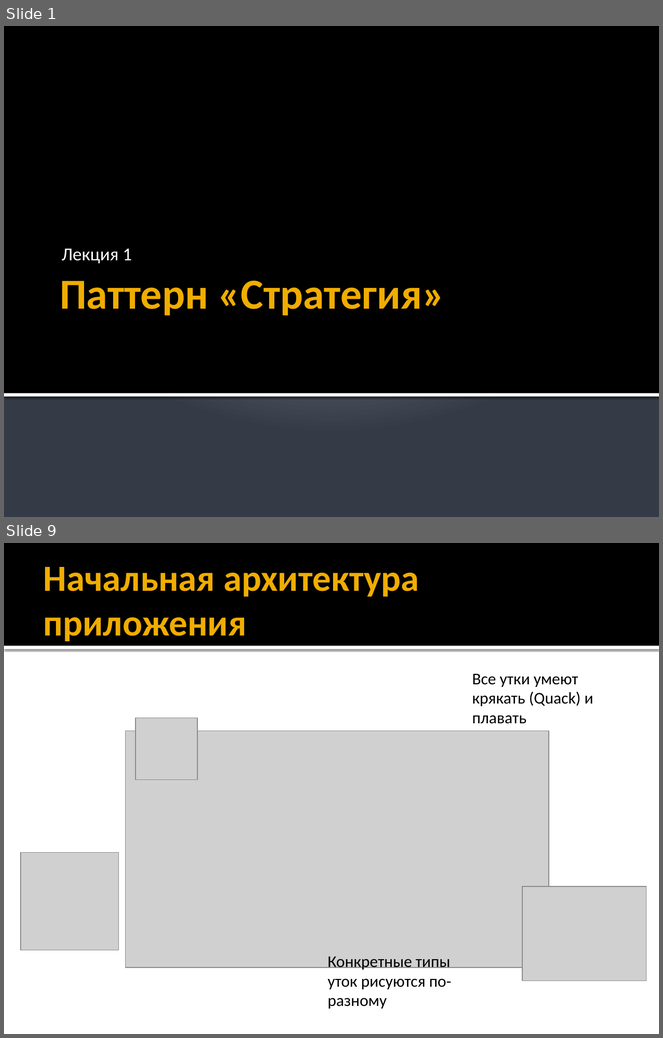
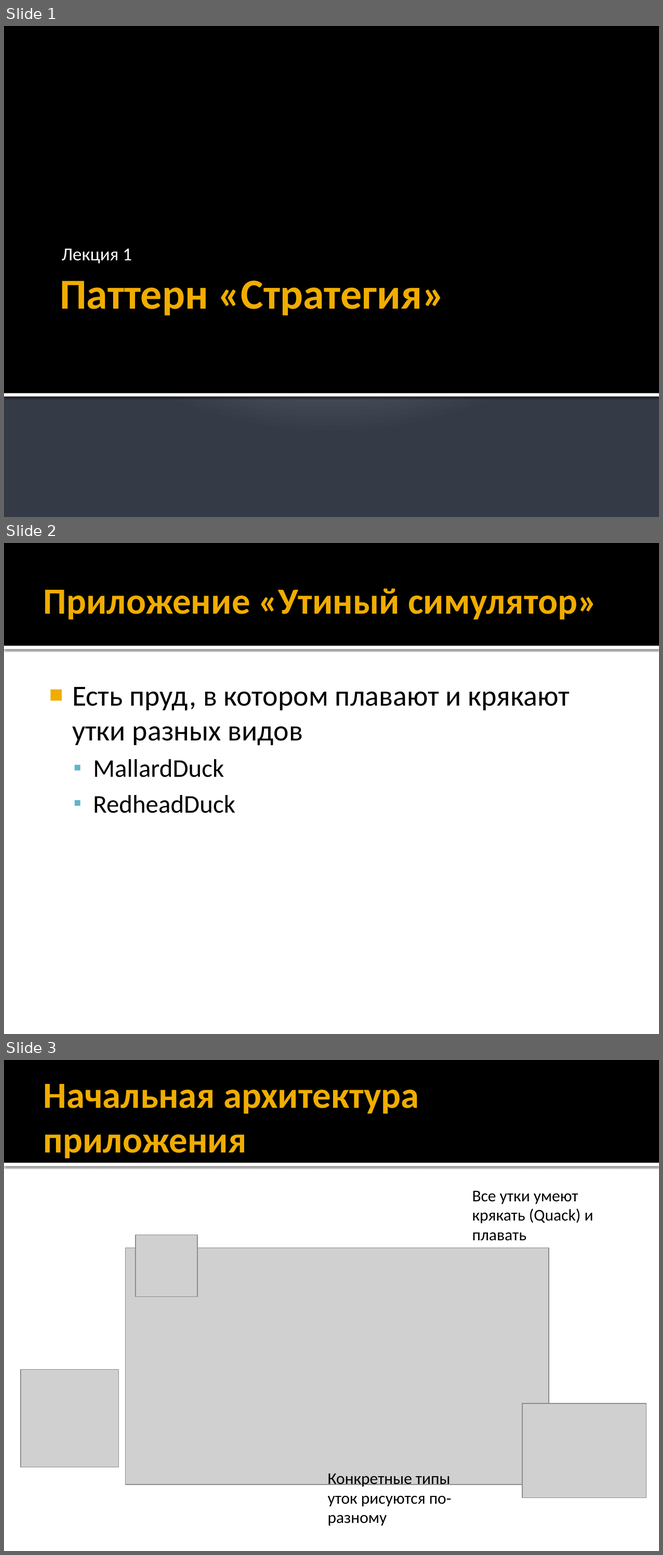
Before and after one commit to alexey-malov/ood, a slide deck: lectures/01.strategy/strategy.pptx. Shown one above the other, each under a label of ours: slides 1 and 9 before the commit, slides 1, 2 and 3 after it; the slides between them are not shown. The pictures are 663x1038 and 663x1555 pixels, drawn with LibreOffice and Linux fonts; fonts in the diff are those of the drawing; grey boxes stand for pictures. Boxes give left, top, right and bottom in pixels: in the first picture for what was removed or moved away, otherwise in the second. Text is boxed around its words. In the diff, an @@ line names an element or a change of style, - is before the commit and + after.

```diff
--- a/lectures/01.strategy/strategy.pptx
+++ b/lectures/01.strategy/strategy.pptx
@@ slide 2 added at [4,543,659,1034], background #FFFFFF; not listed: 2 template elements that a slide beside it also shows @@
@@ title added at [44,588,597,619], 40.5 pt, text #F0AD00, bold @@
+Приложение «Утиный симулятор»
@@ text added at [72,687,570,813], 32 pt, text #000000 @@
+■ Есть пруд, в котором плавают и крякают утки разных видов
+  ▪ MallardDuck
+  ▪ RedheadDuck
@@ what was slide 9 is now slide 3 @@
```
Also in this commit, not shown: 10 slides changed, 1 other slide added, 7 slides removed, 2 other files.
